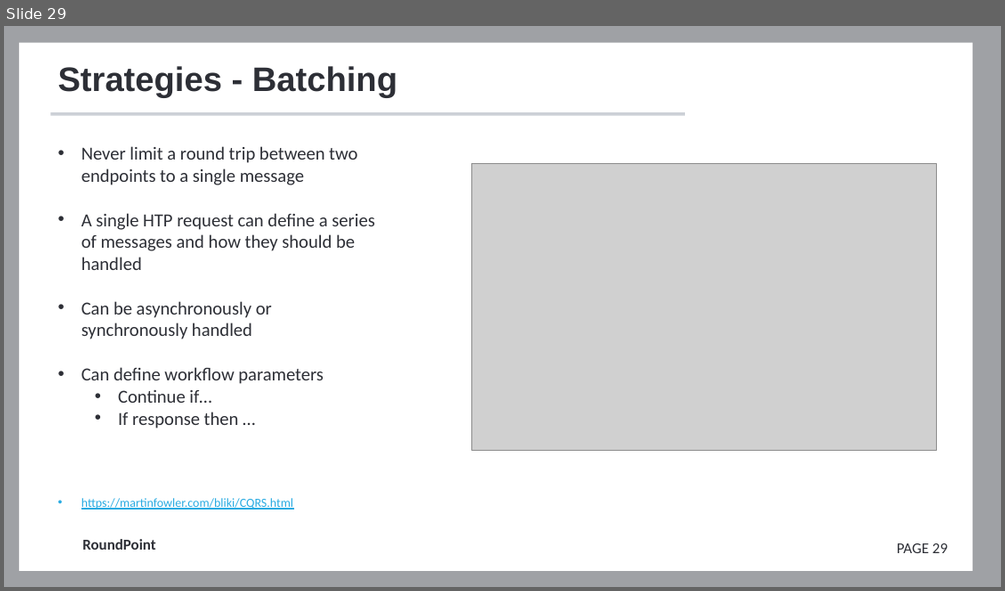
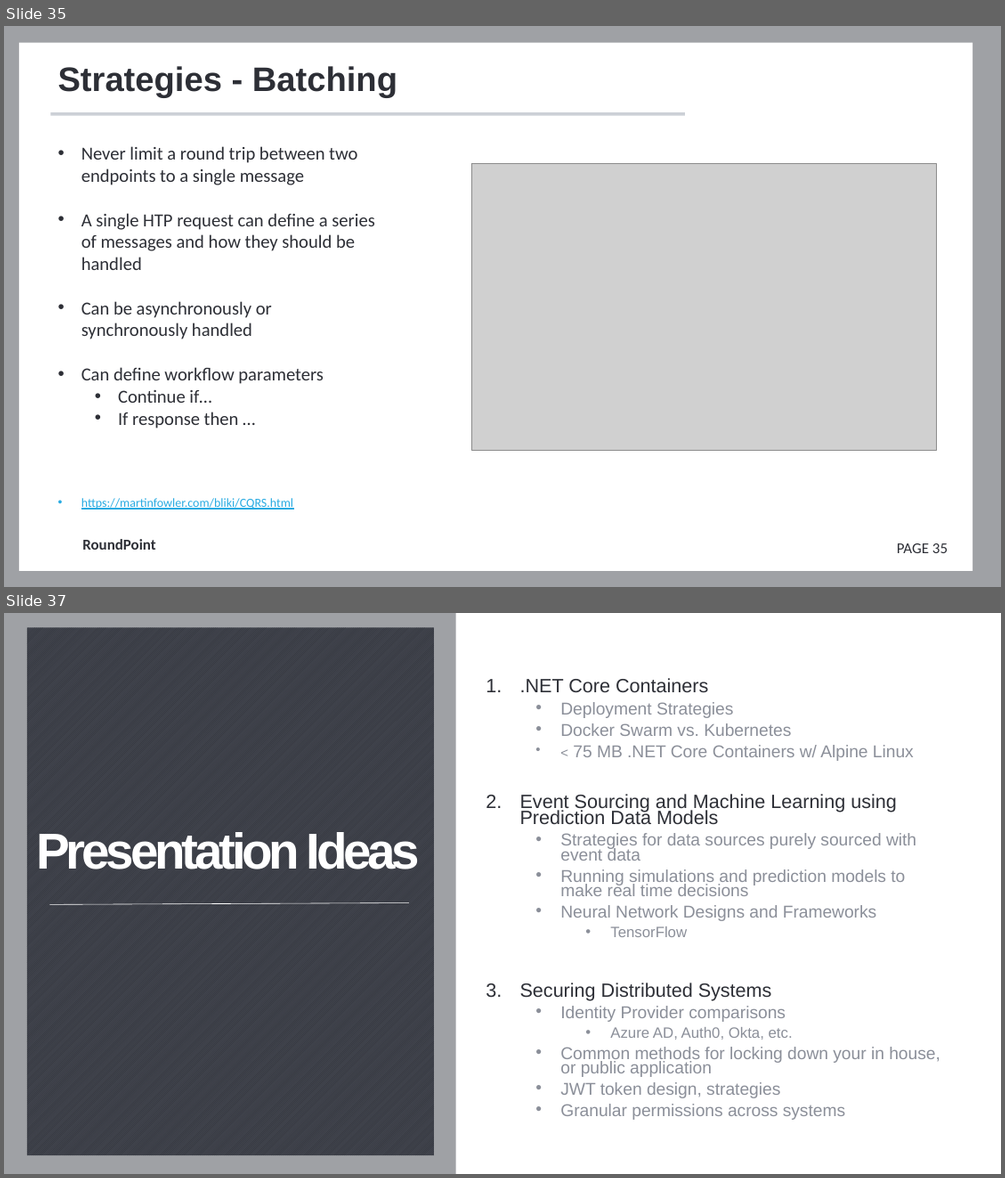
Before and after one commit to FrameworkFactory/cqrs-presentation, a slide deck: docs/Presentation.pptx. Shown one above the other, each under a label of ours: slide 29 before the commit, slides 35 and 37 after it; the slides between them are not shown. The pictures are 1005x591 and 1005x1178 pixels, drawn with LibreOffice and Linux fonts; fonts in the diff are those of the drawing; grey boxes stand for pictures; background and template pictures are left out. Boxes give left, top, right and bottom in pixels: in the first picture for what was removed or moved away, otherwise in the second. Text is boxed around its words. In the diff, an @@ line names an element or a change of style, - is before the commit and + after.

```diff
--- a/docs/Presentation.pptx
+++ b/docs/Presentation.pptx
@@ slide 37 added at (4, 613, 1001, 1174), background #FFFFFF @@
@@ rectangle added at (4, 613, 455, 1174), fill #41444D at 50% opacity @@
@@ rectangle added at (27, 628, 434, 1156), fill pattern #2D2F36 on #41444D @@
@@ text added at (520, 678, 940, 1119), 16.5 pt, text #8B8F99 @@
+1. .NET Core Containers
+  • Deployment Strategies
+  • Docker Swarm vs. Kubernetes
+  • < 75 MB .NET Core Containers w/ Alpine Linux
+2. Event Sourcing and Machine Learning using Prediction Data Models
+  • Strategies for data sources purely sourced with event data
+  • Running simulations and prediction models to make real time decisions
+  • Neural Network Designs and Frameworks
+    • TensorFlow
+3. Securing Distributed Systems
+  • Identity Provider comparisons
+    • Azure AD, Auth0, Okta, etc.
+  • Common methods for locking down your in house, or public application
+  • JWT token design, strategies
+  • Granular permissions across systems
@@ text added at (37, 832, 421, 869), 48.5 pt, text #FFFFFF, bold @@
+Presentation Ideas
@@ line added from (49, 905) to (409, 903), #FFFFFF 0.5 pt @@
@@ what was slide 29 is now slide 35 @@
@@ page number at (897, 543, 947, 553): text changed @@
-PAGE 29
+PAGE 35
```
Also in this commit, not shown: 7 slides changed, 11 other slides added, 10 slides removed.
